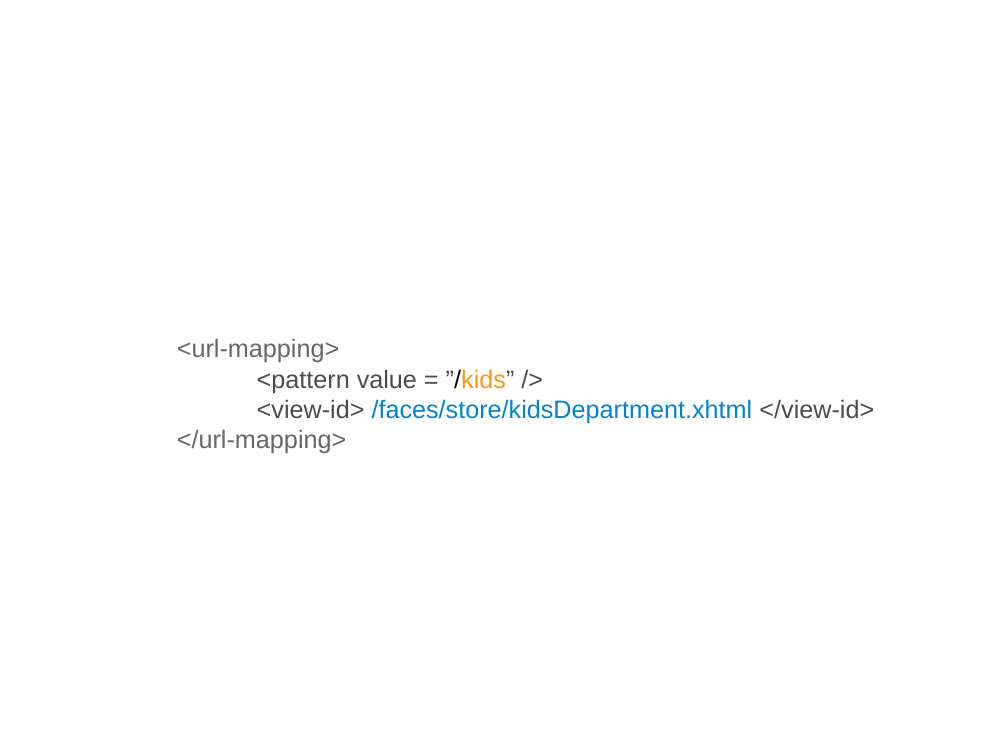
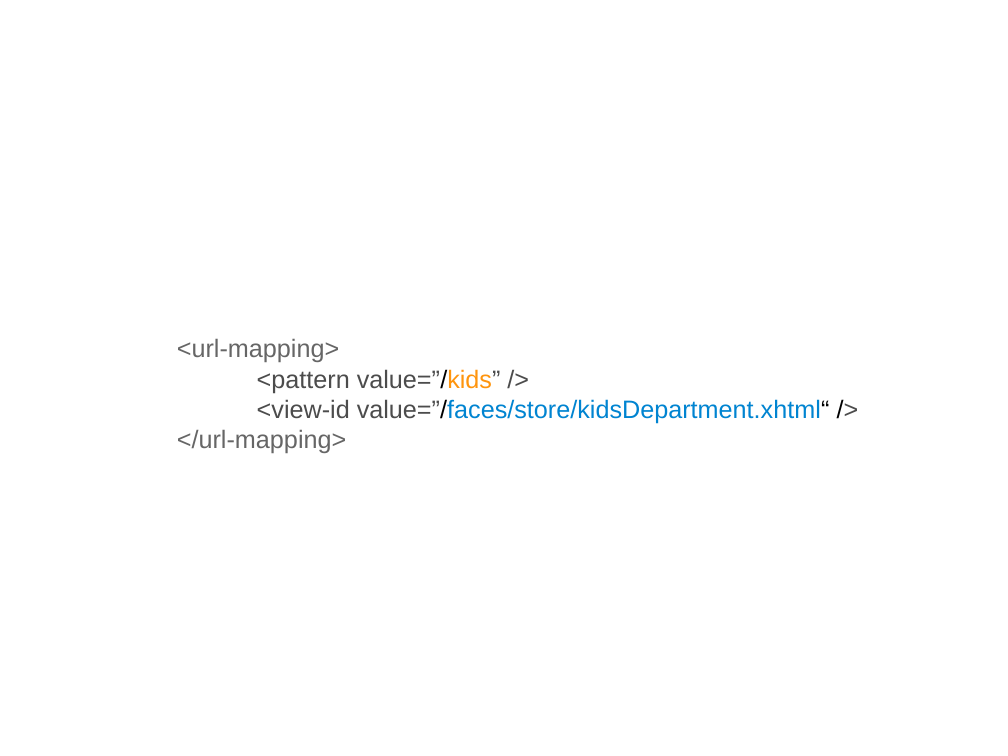
Before and after one commit to lincolnthree/talks, a slide deck: slide 30 of 2011_Beautiful_Java_EE_JAXConf.odp. Drawn at 1008x756 pixels with LibreOffice and Linux fonts; fonts in the diff are those of the drawing. Boxes give left, top, right and bottom in pixels: in the first picture for what was removed or moved away, otherwise in the second. Text is boxed around its words. In the diff, an @@ line names an element or a change of style, - is before the commit and + after.

```diff
--- a/2011_Beautiful_Java_EE_JAXConf.odp
+++ b/2011_Beautiful_Java_EE_JAXConf.odp
@@ text at bbox=[177, 339, 830, 453]: text changed @@
-<url-mapping>
-<pattern value = ”/kids” />
-<view-id> /faces/store/kidsDepartment.xhtml </view-id>
-</url-mapping>
+<url-mapping>
+<pattern value=”/kids” />
+<view-id value=”/faces/store/kidsDepartment.xhtml“ />
+</url-mapping>
```
Also in this commit, not shown: 38 other slides changed, 4 slides added, 1 slide removed.
